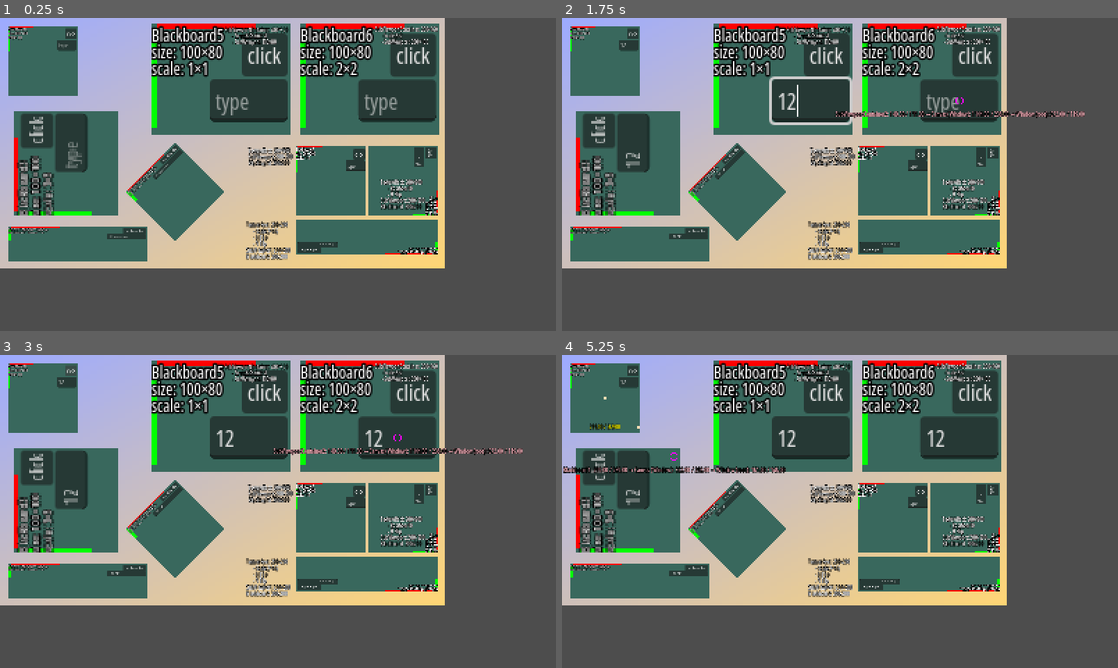
Above: before the commit, frames 1-4 (two rows, left to right).
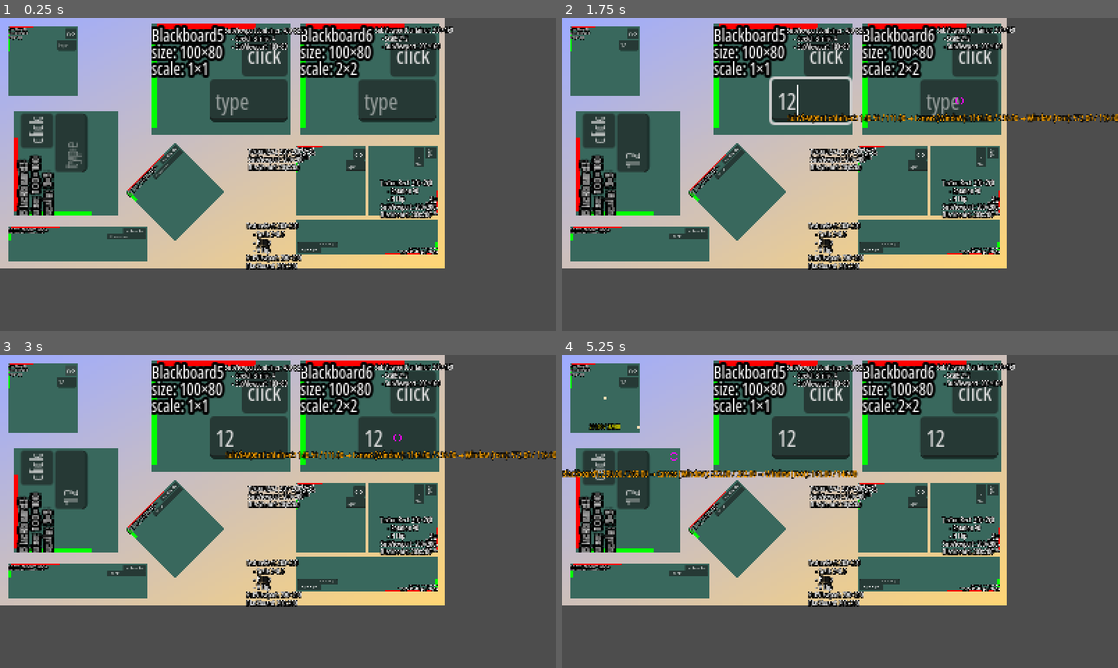
Above: after the commit, the same moments.

Repository: Toxe/godot-coordinate-systems
Game: Godot game, scene res://scenes/main.tscn
The game is run twice, just before and just after one commit, with the same random seed, the same clock (stepped at 60 frames per second) and the same inputs.
Inputs (mouse positions are in pixels of both pictures, inside the frame that each line leads up to):
- Up to frame 1 (0.25 s): no input
- Up to frame 2 (1.75 s): click (628, 46) at 0.52 s; type "12" at 0.6 s; click (689, 237) at 0.75 s; type "12" at 0.83 s; click (634, 143) at 0.98 s; type "12" at 1.07 s; click (728, 165) at 1.27 s; type "12" at 1.35 s; click (812, 99) at 1.5 s; type "12" at 1.58 s; click (956, 99) at 1.73 s
- Up to frame 3 (3 s): type "12" at 1.82 s; click "click" at 2 s; click "click" at 2.75 s
- Up to frame 4 (5.25 s): click "click" at 3.5 s; tap Enter at 4.25 s; drag from (784, 480) to (895, 442) at 4.27 s; tap Space at 5 s; drag from (606, 398) to (812, 574) at 5.02 s

The runs differ from the first frame. In frame 1, 5.3% of the frame differs, in the area x 1-82%, y 2-81%; in frame 2, 6.7%; in frame 3, 6.7%; in frame 4, 6.8%, in the area x 0-82%, y 2-81%.

Commit message:
Change text readability

Diff:
--- a/CoordinateSystems/scenes/blackboard.tscn
+++ b/CoordinateSystems/scenes/blackboard.tscn
@@ -37,6 +37,7 @@
 grow_horizontal = 2
 grow_vertical = 0
 theme_override_colors/font_color = Color(1, 1, 0, 1)
+theme_override_font_sizes/font_size = 16
 text = "0/0"
 horizontal_alignment = 1
 
--- a/CoordinateSystems/scenes/theme.tres
+++ b/CoordinateSystems/scenes/theme.tres
@@ -12,4 +12,5 @@
 [resource]
 default_font = SubResource("FontVariation_jm5n4")
 Label/constants/line_spacing = -5
-Label/constants/outline_size = 5
+Label/constants/outline_size = 8
+Label/font_sizes/font_size = 20
--- a/CoordinateSystems/scripts/debug_draw.gd
+++ b/CoordinateSystems/scripts/debug_draw.gd
@@ -5,7 +5,7 @@
     Bottom,
 }
 
-const font_size := 18
+const font_size := 24
 const font_outline_size := 6
 
 static var project_theme := ThemeDB.get_project_theme()
@@ -40,4 +40,4 @@
 
 static func draw_labeled_circle(canvas_item: CanvasItem, pos: Vector2, radius: float, color: Color, width: float, text: String) -> void:
     canvas_item.draw_circle(pos, radius, color, false, width)
-    draw_label(canvas_item, pos + Vector2(0, radius), text, HORIZONTAL_ALIGNMENT_RIGHT, Color.LIGHT_PINK, Color.BLACK, LabelAlignment.Bottom)
+    draw_label(canvas_item, pos + Vector2(0, radius), text, HORIZONTAL_ALIGNMENT_RIGHT, Color.ORANGE, Color.BLACK, LabelAlignment.Bottom)
